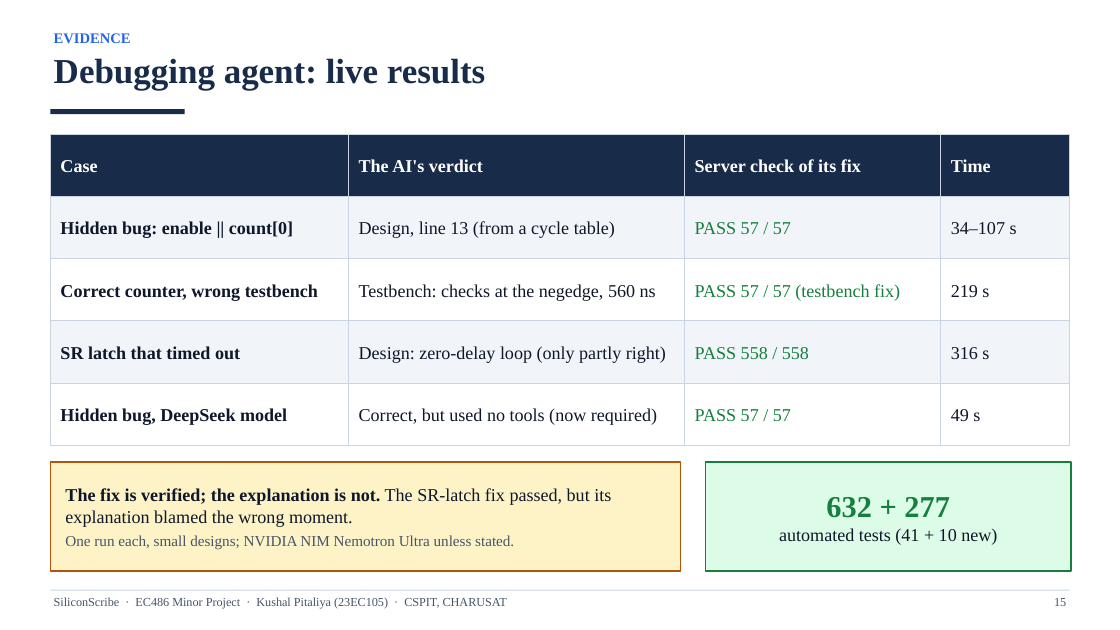
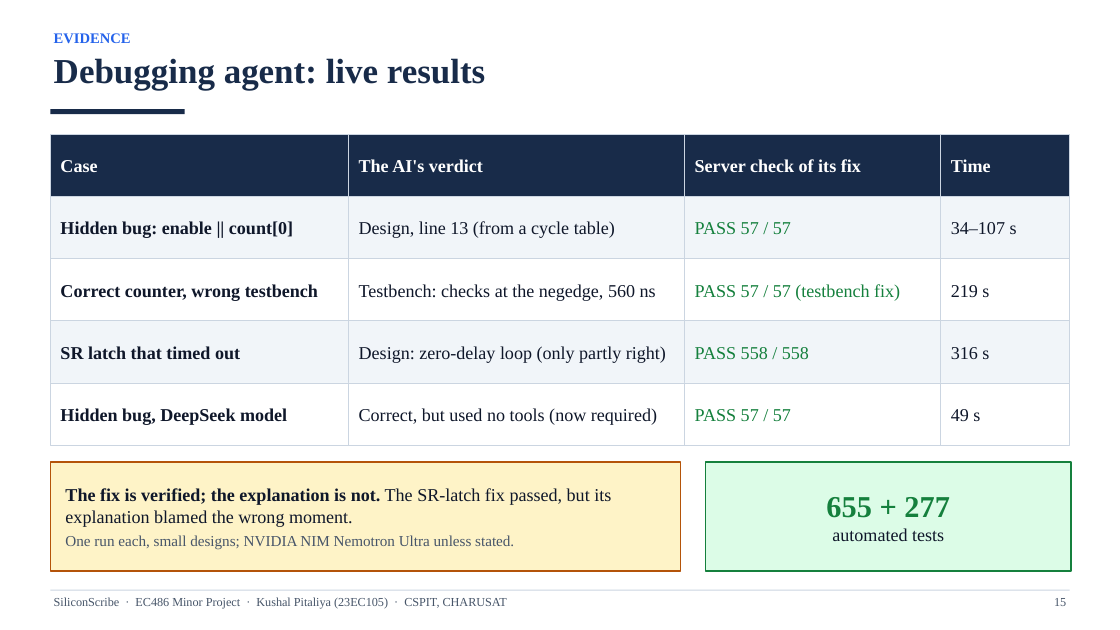
Before and after one commit to k-pitaliya/siliconscribe, a slide deck: slide 15 of docs/23EC105_Kushal_Pitaliya_SiliconScribe_Viva_Presentation.pptx. Drawn at 1120x630 pixels with LibreOffice and Linux fonts; fonts in the diff are those of the drawing. Boxes give left, top, right and bottom in pixels: in the first picture for what was removed or moved away, otherwise in the second. Text is boxed around its words. In the diff, an @@ line names an element or a change of style, - is before the commit and + after.

```diff
--- a/docs/23EC105_Kushal_Pitaliya_SiliconScribe_Viva_Presentation.pptx
+++ b/docs/23EC105_Kushal_Pitaliya_SiliconScribe_Viva_Presentation.pptx
@@ text in rectangle at <box>826,497,950,541</box>: text changed @@
-632 + 277
-automated tests (41 + 10 new)
+655 + 277
+automated tests
```
Also in this commit, not shown: 2 other slides changed, 16 other files.
